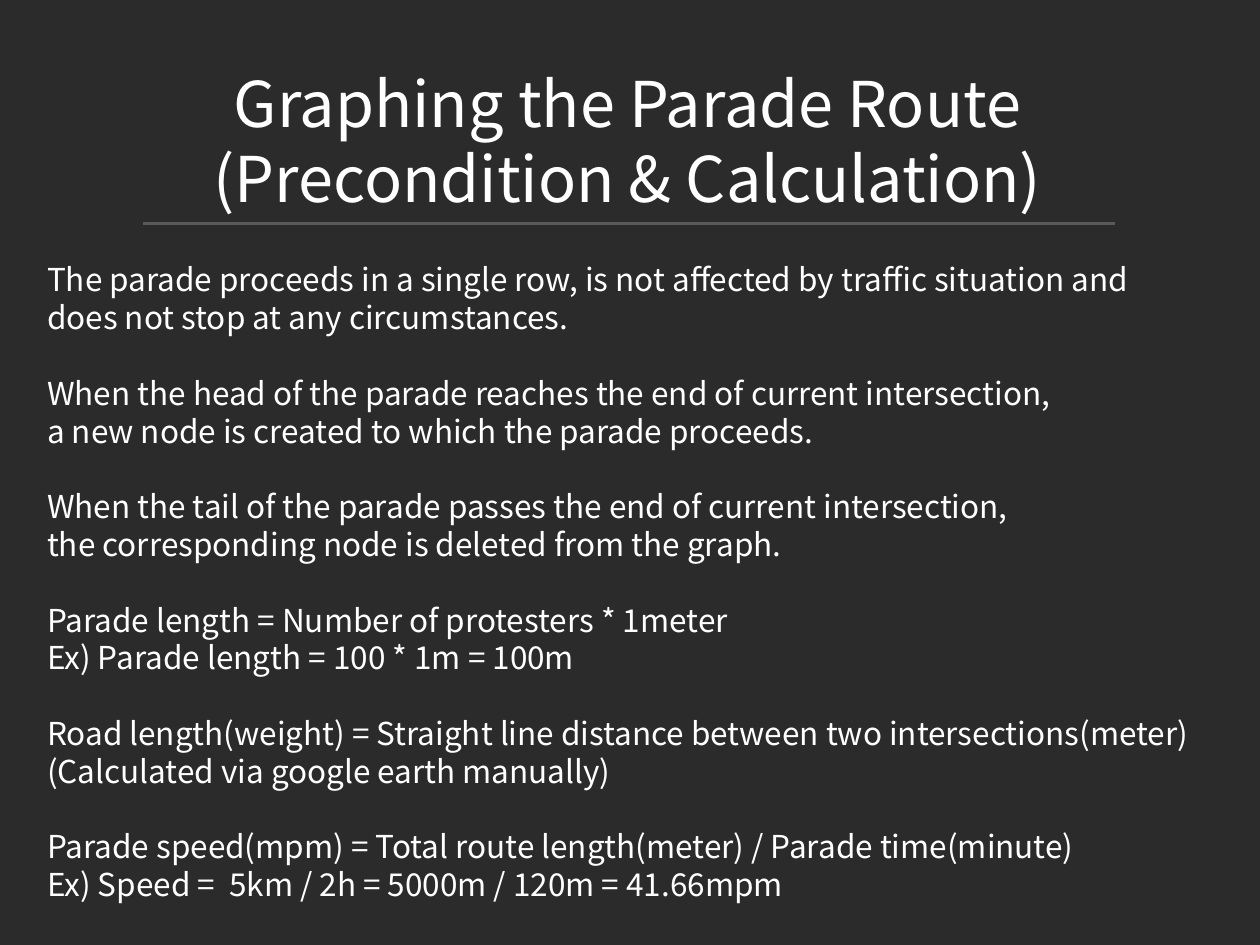
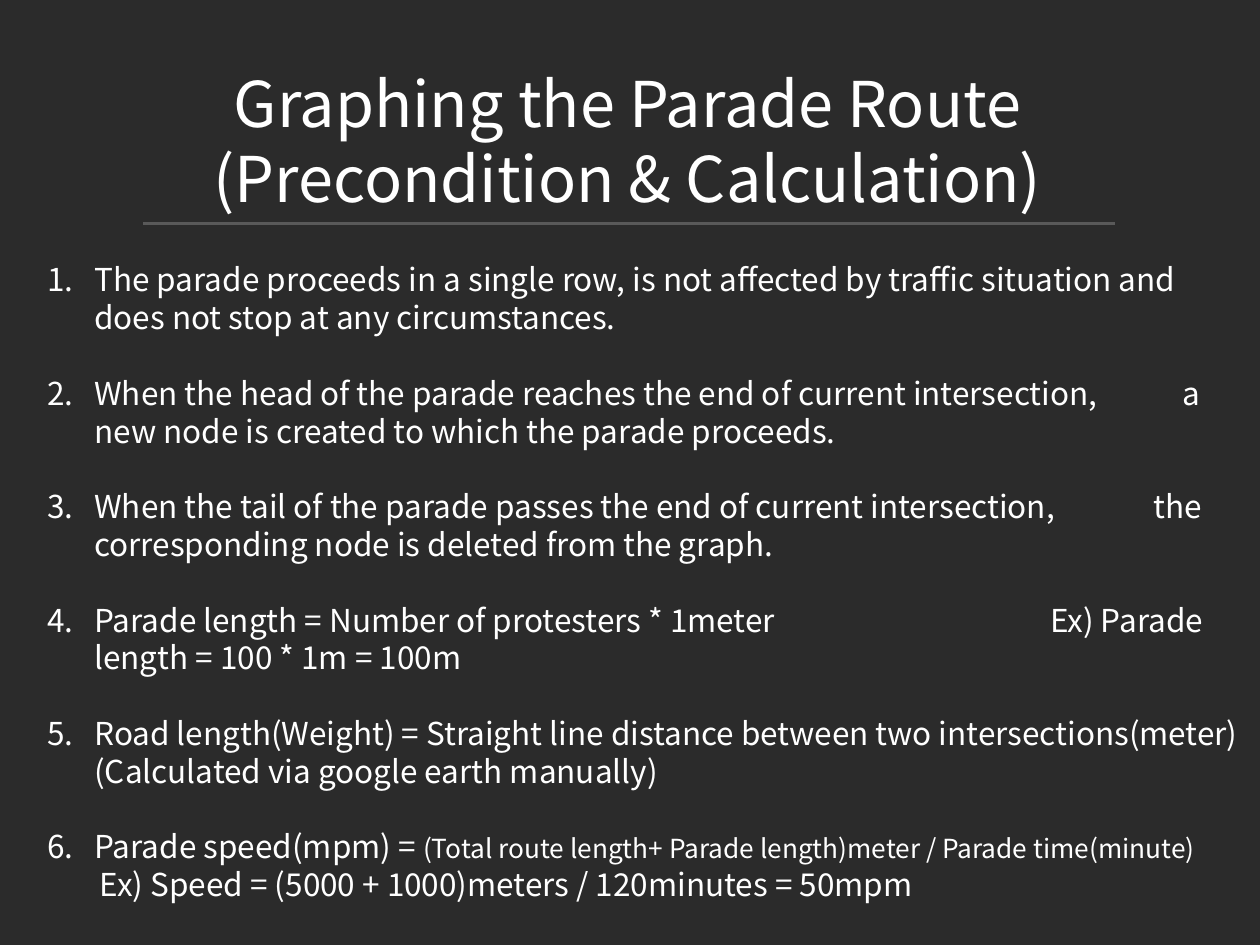
Before and after one commit to jowoni/Data-Structure-Design, a slide deck: slide 5 of Dynamic Graphs/Dynamic Graphs ppt.pptx. Drawn at 1260x945 pixels with LibreOffice and Linux fonts; fonts in the diff are those of the drawing; background and template pictures are left out; a plain dark background stands for a picture behind light text. Boxes give left, top, right and bottom in pixels: in the first picture for what was removed or moved away, otherwise in the second. Text is boxed around its words. In the diff, an @@ line names an element or a change of style, - is before the commit and + after.

```diff
--- a/Dynamic Graphs/Dynamic Graphs ppt.pptx
+++ b/Dynamic Graphs/Dynamic Graphs ppt.pptx
@@ text at [94,265,1238,904]: text changed @@
-The parade proceeds in a single row, is not affected by traffic situation and
-does not stop at any circumstances.
-When the head of the parade reaches the end of current intersection,
-a new node is created to which the parade proceeds.
-When the tail of the parade passes the end of current intersection,
-the corresponding node is deleted from the graph.
-Parade length = Number of protesters * 1meter
-Ex) Parade length = 100 * 1m = 100m
-Road length(weight) = Straight line distance between two intersections(meter)
-(Calculated via google earth manually)
-Parade speed(mpm) = Total route length(meter) / Parade time(minute)
-Ex) Speed = 5km / 2h = 5000m / 120m = 41.66mpm
+1. The parade proceeds in a single row, is not affected by traffic situation and does not stop at any circumstances.
+2. When the head of the parade reaches the end of current intersection, a new node is created to which the parade proceeds.
+3. When the tail of the parade passes the end of current intersection, the corresponding node is deleted from the graph.
+4. Parade length = Number of protesters * 1meter Ex) Parade length = 100 * 1m = 100m
+5. Road length(Weight) = Straight line distance between two intersections(meter) (Calculated via google earth manually)
+6. Parade speed(mpm) = (Total route length+ Parade length)meter / Parade time(minute) Ex) Speed = (5000 + 1000)meters / 120minutes = 50mpm
```
Also in this commit, not shown: 3 other slides changed, 1 slide added, 1 slide removed, 2 other files.
